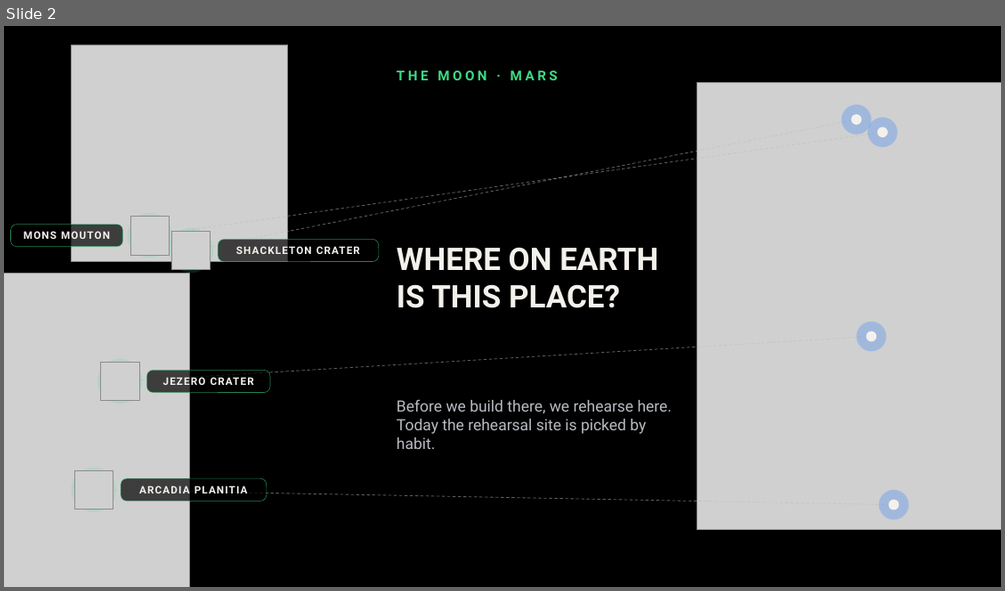
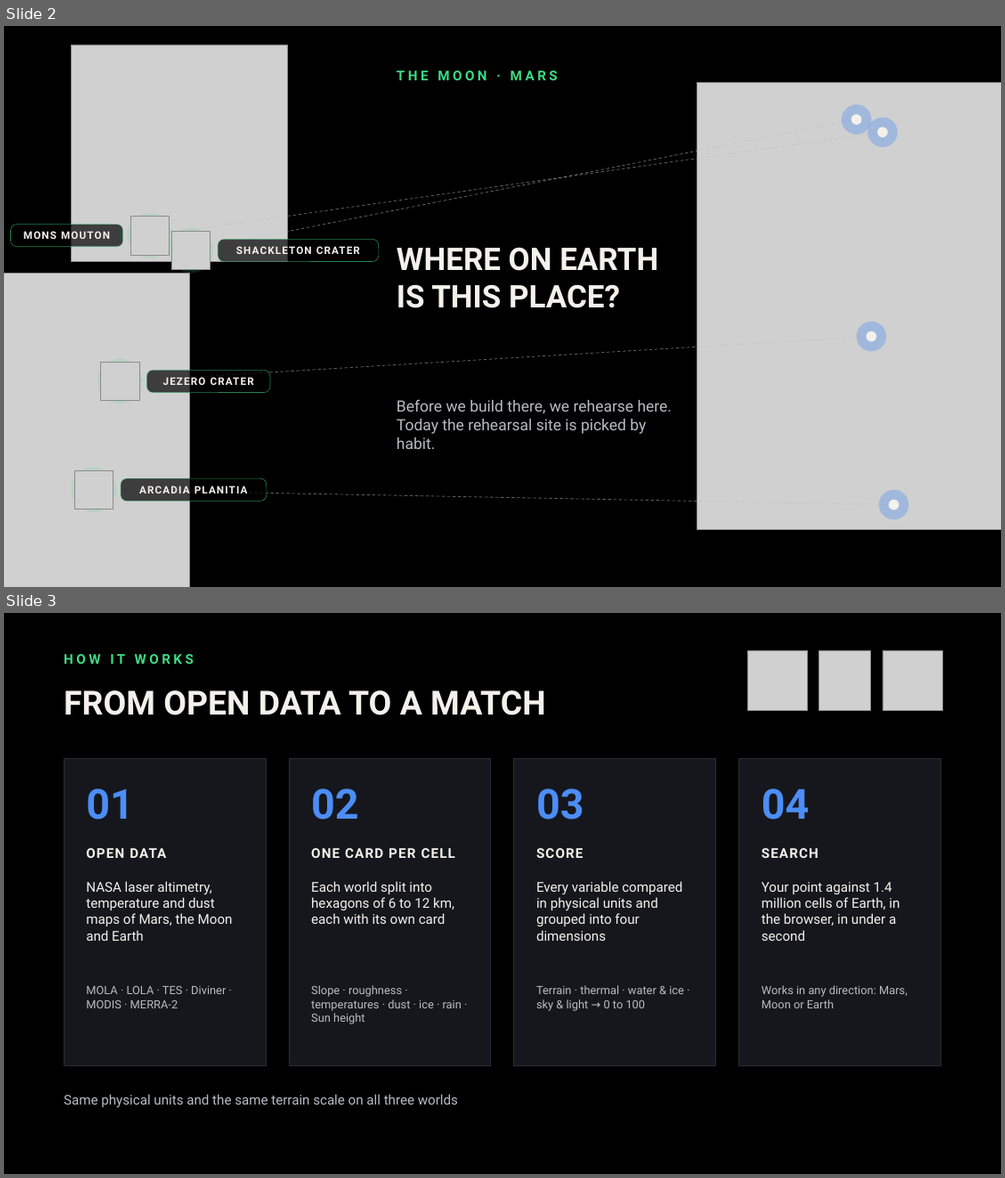
Before and after one commit to marcantich/SpaceAppsNASA, a slide deck: Claude outputs/Earth_Analogs_pitch.pptx. Shown one above the other, each under a label of ours: slide 2 before the commit, slides 2 and 3 after it. The pictures are 1005x591 and 1005x1178 pixels, drawn with LibreOffice and Linux fonts; fonts in the diff are those of the drawing; grey boxes stand for pictures. Boxes give left, top, right and bottom in pixels: in the first picture for what was removed or moved away, otherwise in the second. Text is boxed around its words. In the diff, an @@ line names an element or a change of style, - is before the commit and + after.

```diff
--- a/Claude outputs/Earth_Analogs_pitch.pptx
+++ b/Claude outputs/Earth_Analogs_pitch.pptx
@@ slide 3 added at (4,613,1001,1174), background #000000 @@
@@ text added at (64,654,194,664), 13 pt, text #3DDC84, bold @@
+HOW IT WORKS
@@ picture added at (748,650,808,710) @@
@@ picture added at (819,650,871,710) @@
@@ picture added at (882,650,942,710) @@
@@ title added at (64,690,545,715), 32 pt, text #F4F1EC, bold @@
+FROM OPEN DATA TO A MATCH
@@ rectangle added at (64,759,266,1065), fill #15171C, outline #2A2D33 0.75 pt @@
@@ rectangle added at (289,759,491,1065), fill #15171C, outline #2A2D33 0.75 pt @@
@@ rectangle added at (514,759,716,1065), fill #15171C, outline #2A2D33 0.75 pt @@
@@ rectangle added at (739,759,941,1065), fill #15171C, outline #2A2D33 0.75 pt @@
@@ text added at (86,788,133,819), 40 pt, text #4C8DF6, bold @@
+01
@@ text added at (311,788,358,819), 40 pt, text #4C8DF6, bold @@
+02
@@ text added at (536,788,583,819), 40 pt, text #4C8DF6, bold @@
+03
@@ text added at (761,788,809,819), 40 pt, text #4C8DF6, bold @@
+04
@@ text added at (86,848,166,858), 13 pt, text #F4F1EC, bold @@
+OPEN DATA
@@ text added at (311,848,455,858), 13 pt, text #F4F1EC, bold @@
+ONE CARD PER CELL
@@ text added at (536,848,582,858), 13 pt, text #F4F1EC, bold @@
+SCORE
@@ text added at (761,848,818,858), 13 pt, text #F4F1EC, bold @@
+SEARCH
@@ text added at (86,881,233,941), 13 pt, text #F4F1EC @@
+NASA laser altimetry, temperature and dust maps of Mars, the Moon and Earth
@@ text added at (311,881,454,924), 13 pt, text #F4F1EC @@
+Each world split into hexagons of 6 to 12 km, each with its own card
@@ text added at (536,881,682,941), 13 pt, text #F4F1EC @@
+Every variable compared in physical units and grouped into four dimensions
@@ text added at (761,882,899,941), 13 pt, text #F4F1EC @@
+Your point against 1.4 million cells of Earth, in the browser, in under a second
@@ text added at (86,986,226,1008), 11 pt, text #B8BCC2 @@
+MOLA · LOLA · TES · Diviner · MODIS · MERRA-2
@@ text added at (311,985,461,1024), 11 pt, text #B8BCC2 @@
+Slope · roughness · temperatures · dust · ice · rain · Sun height
@@ text added at (536,985,684,1011), 11 pt, text #B8BCC2 @@
+Terrain · thermal · water & ice · sky & light → 0 to 100
@@ text added at (761,985,907,1008), 11 pt, text #B8BCC2 @@
+Works in any direction: Mars, Moon or Earth
@@ text added at (64,1094,458,1107), 13 pt, text #B8BCC2 @@
+Same physical units and the same terrain scale on all three worlds
```
